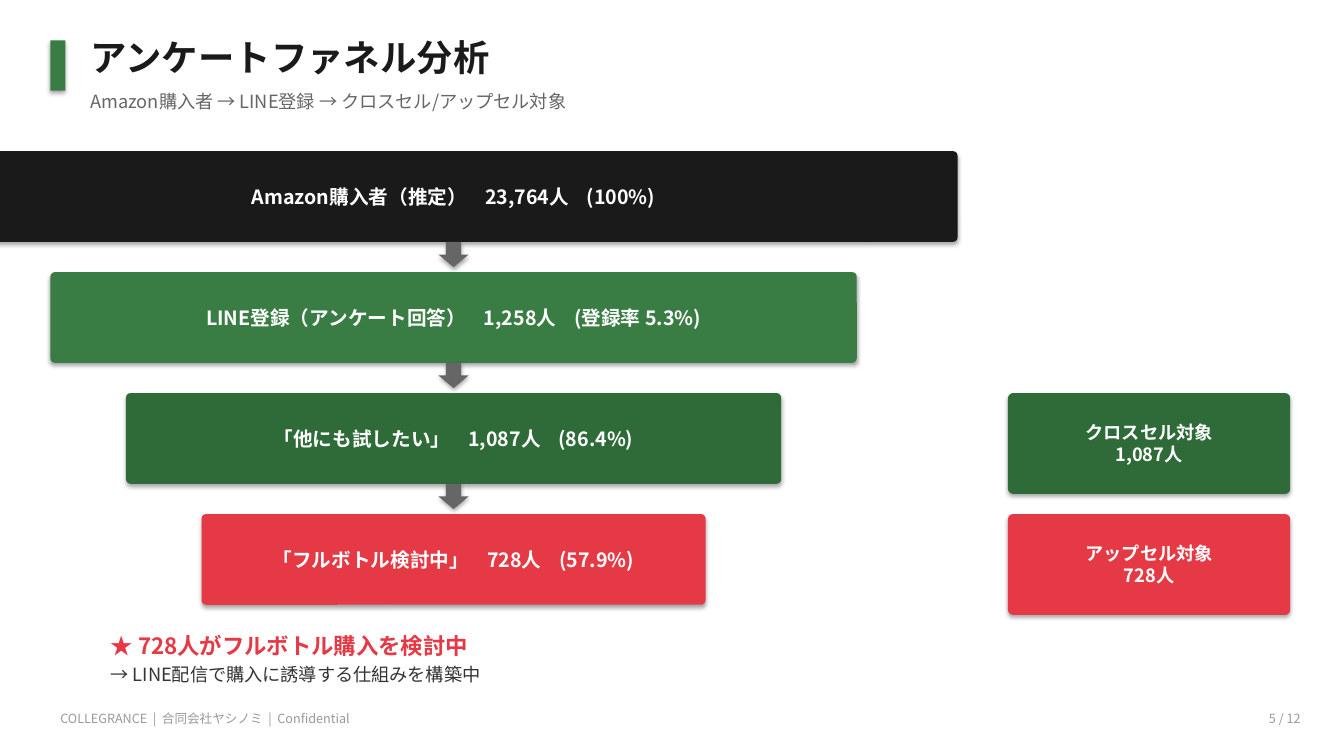
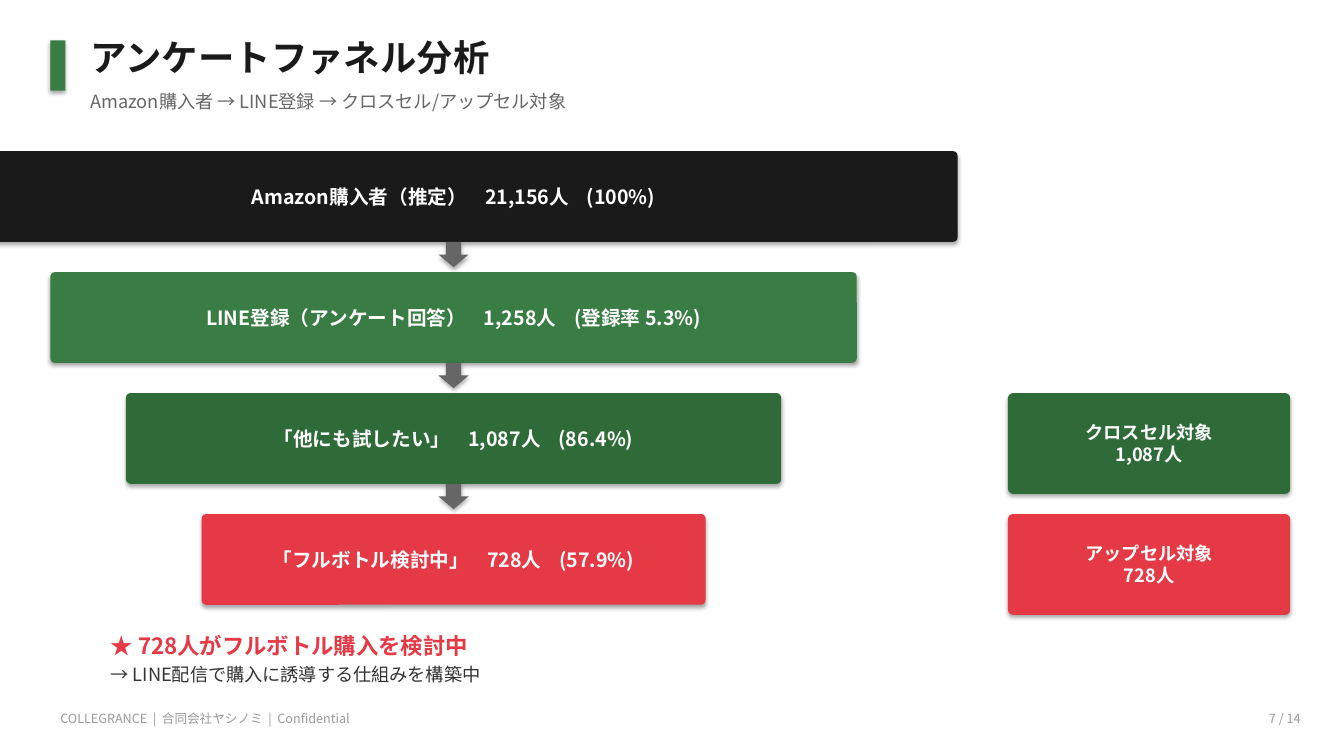
Before and after one commit to Keitoshinomiya/collegranceWEB-, a slide deck: slide 7 of COLLEGRANCE_事業全体像.pptx (slide 5 before the commit). Drawn at 1344x756 pixels with LibreOffice and Linux fonts; fonts in the diff are those of the drawing. Boxes give left, top, right and bottom in pixels: in the first picture for what was removed or moved away, otherwise in the second. Text is boxed around its words. In the diff, an @@ line names an element or a change of style, - is before the commit and + after.

```diff
--- a/COLLEGRANCE_事業全体像.pptx
+++ b/COLLEGRANCE_事業全体像.pptx
@@ text in rounded rectangle at (252,187,655,208): text changed @@
-Amazon購入者（推定） 23,764人 (100%)
+Amazon購入者（推定） 21,156人 (100%)
@@ text at (1269,714,1301,723): text changed @@
-5 / 12
+7 / 14
```
Also in this commit, not shown: 9 other slides changed, 4 slides added, 2 slides removed, 2 other files.
